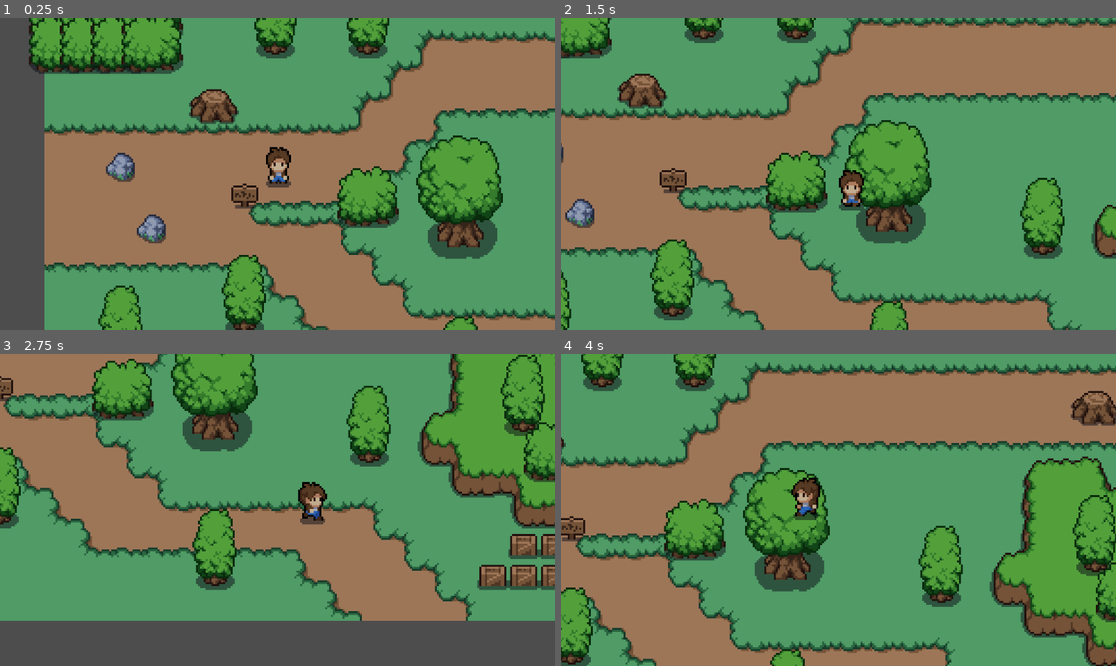
Above: before the commit, frames 1-4 (two rows, left to right).
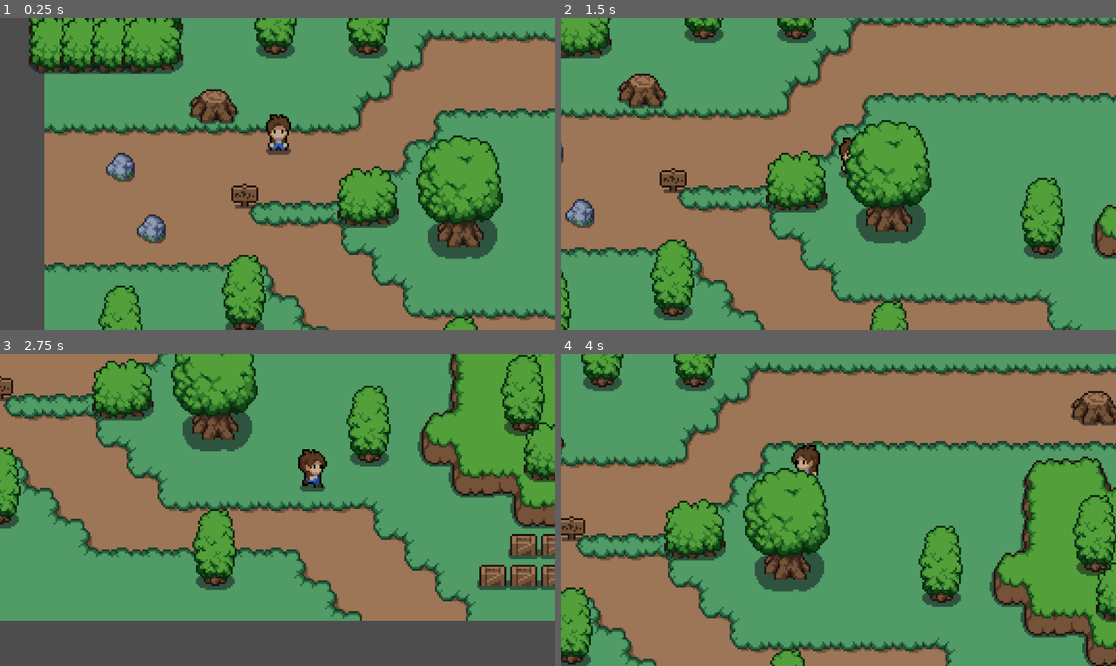
Above: after the commit, the same moments.

Repository: bdeshev/Godot-top-down-RPG
Game: Godot game, scene res://scenes/main_hub.tscn
Two runs of this game, one before a commit and one after it. Both use one fixed random seed, a clock stepped at 60 frames per second and the inputs below.
Inputs:
- Up to frame 1 (0.25 s): no input
- Up to frame 2 (1.5 s): hold Right (ui_right) 0.53-1.28 s; hold Down (ui_down) from 1.28 s (still down)
- Up to frame 3 (2.75 s): release Down (ui_down) at 2.03 s; hold Right (ui_right) from 2.03 s (still down)
- Up to frame 4 (4 s): release Right (ui_right) at 2.78 s; hold Up (ui_up) 2.78-3.53 s; hold Left (ui_left) from 3.53 s (still down)

The runs differ from the first frame. In frame 1, 0.9% of the frame differs, in the area x 10-53%, y 0-55%; in frame 2, 0.6%; in frame 3, 1.0%, in the area x 53-59%, y 30-55%; in frame 4, 1.0%.

Commit message:
added ysort

Diff:
--- /dev/null
+++ b/scenes/enemy.tscn
@@ -0,0 +1,145 @@
+[gd_scene load_steps=19 format=3 uid="uid://crf386xhybwe5"]
+
+[ext_resource type="Texture2D" uid="uid://ct6e568kjq6om" path="res://assets/mystic_woods_free_2.2/sprites/characters/slime.png" id="1_2gg3u"]
+
+[sub_resource type="AtlasTexture" id="AtlasTexture_0ouhk"]
+atlas = ExtResource("1_2gg3u")
+region = Rect2(0, 32, 32, 32)
+
+[sub_resource type="AtlasTexture" id="AtlasTexture_ehquq"]
+atlas = ExtResource("1_2gg3u")
+region = Rect2(32, 32, 32, 32)
+
+[sub_resource type="AtlasTexture" id="AtlasTexture_1oxna"]
+atlas = ExtResource("1_2gg3u")
+region = Rect2(64, 32, 32, 32)
+
+[sub_resource type="AtlasTexture" id="AtlasTexture_1odys"]
+atlas = ExtResource("1_2gg3u")
+region = Rect2(96, 32, 32, 32)
+
+[sub_resource type="AtlasTexture" id="AtlasTexture_smrvc"]
+atlas = ExtResource("1_2gg3u")
+region = Rect2(0, 0, 32, 32)
+
+[sub_resource type="AtlasTexture" id="AtlasTexture_ubk2w"]
+atlas = ExtResource("1_2gg3u")
+region = Rect2(32, 0, 32, 32)
+
+[sub_resource type="AtlasTexture" id="AtlasTexture_1p76u"]
+atlas = ExtResource("1_2gg3u")
+region = Rect2(64, 0, 32, 32)
+
+[sub_resource type="AtlasTexture" id="AtlasTexture_lcbtc"]
+atlas = ExtResource("1_2gg3u")
+region = Rect2(96, 0, 32, 32)
+
+[sub_resource type="AtlasTexture" id="AtlasTexture_j4vas"]
+atlas = ExtResource("1_2gg3u")
+region = Rect2(0, 128, 32, 32)
+
+[sub_resource type="AtlasTexture" id="AtlasTexture_hjhjl"]
+atlas = ExtResource("1_2gg3u")
+region = Rect2(32, 128, 32, 32)
+
+[sub_resource type="AtlasTexture" id="AtlasTexture_oap22"]
+atlas = ExtResource("1_2gg3u")
+region = Rect2(64, 128, 32, 32)
+
+[sub_resource type="AtlasTexture" id="AtlasTexture_artbj"]
+atlas = ExtResource("1_2gg3u")
+region = Rect2(96, 128, 32, 32)
+
+[sub_resource type="AtlasTexture" id="AtlasTexture_2gkeg"]
+atlas = ExtResource("1_2gg3u")
+region = Rect2(128, 128, 32, 32)
+
+[sub_resource type="AtlasTexture" id="AtlasTexture_4klyk"]
+atlas = ExtResource("1_2gg3u")
+region = Rect2(160, 128, 32, 32)
+
+[sub_resource type="SpriteFrames" id="SpriteFrames_f33gc"]
+animations = [{
+"frames": [{
+"duration": 1.0,
+"texture": SubResource("AtlasTexture_0ouhk")
+}, {
+"duration": 1.0,
+"texture": SubResource("AtlasTexture_ehquq")
+}, {
+"duration": 1.0,
+"texture": SubResource("AtlasTexture_1oxna")
+}, {
+"duration": 1.0,
+"texture": SubResource("AtlasTexture_1odys")
+}],
+"loop": true,
+"name": &"death",
+"speed": 5.0
+}, {
+"frames": [{
+"duration": 1.0,
+"texture": SubResource("AtlasTexture_smrvc")
+}, {
+"duration": 1.0,
+"texture": SubResource("AtlasTexture_ubk2w")
+}, {
+"duration": 1.0,
+"texture": SubResource("AtlasTexture_1p76u")
+}, {
+"duration": 1.0,
+"texture": SubResource("AtlasTexture_lcbtc")
+}],
+"loop": true,
+"name": &"idle",
+"speed": 5.0
+}, {
+"frames": [{
+"duration": 1.0,
+"texture": SubResource("AtlasTexture_j4vas")
+}, {
+"duration": 1.0,
+"texture": SubResource("AtlasTexture_hjhjl")
+}, {
+"duration": 1.0,
+"texture": SubResource("AtlasTexture_oap22")
+}, {
+"duration": 1.0,
+"texture": SubResource("AtlasTexture_artbj")
+}, {
+"duration": 1.0,
+"texture": SubResource("AtlasTexture_2gkeg")
+}, {
+"duration": 1.0,
+"texture": SubResource("AtlasTexture_4klyk")
+}],
+"loop": true,
+"name": &"walk",
+"speed": 5.0
+}]
+
+[sub_resource type="CircleShape2D" id="CircleShape2D_6un6l"]
+radius = 5.0
+
+[sub_resource type="CircleShape2D" id="CircleShape2D_v4kw0"]
+radius = 54.0
+
+[node name="enemy" type="CharacterBody2D"]
+
+[node name="AnimatedSprite2D" type="AnimatedSprite2D" parent="."]
+sprite_frames = SubResource("SpriteFrames_f33gc")
+animation = &"walk"
+frame_progress = 0.238511
+
+[node name="CollisionShape2D" type="CollisionShape2D" parent="."]
+position = Vector2(0, 1)
+shape = SubResource("CircleShape2D_6un6l")
+
+[node name="detection_area" type="Area2D" parent="."]
+position = Vector2(5, 3)
+collision_layer = 2
+collision_mask = 2
+
+[node name="CollisionShape2D" type="CollisionShape2D" parent="detection_area"]
+position = Vector2(-5, -2)
+shape = SubResource("CircleShape2D_v4kw0")
--- a/scenes/main_hub.tscn
+++ b/scenes/main_hub.tscn
@@ -1,9 +1,11 @@
-[gd_scene load_steps=9 format=4 uid="uid://8otndkvxj5ua"]
+[gd_scene load_steps=10 format=4 uid="uid://8otndkvxj5ua"]
 
 [ext_resource type="Texture2D" uid="uid://d3f176wcbwlws" path="res://assets/mystic_woods_free_2.2/sprites/tilesets/plains.png" id="1_8m7ey"]
 [ext_resource type="Texture2D" uid="uid://cjy6w2cwbit5y" path="res://assets/mystic_woods_free_2.2/sprites/tilesets/grass.png" id="2_dtvup"]
 [ext_resource type="Texture2D" uid="uid://cgui7745me4oi" path="res://assets/mystic_woods_free_2.2/sprites/objects/objects.png" id="3_ku8ee"]
 [ext_resource type="PackedScene" uid="uid://cry7e7kxpxqw5" path="res://scenes/player.tscn" id="4_1qnhk"]
+
+[sub_resource type="PhysicsMaterial" id="PhysicsMaterial_gobir"]
 
 [sub_resource type="TileSetAtlasSource" id="TileSetAtlasSource_widlx"]
 texture = ExtResource("1_8m7ey")
@@ -46,30 +48,49 @@
 texture = ExtResource("3_ku8ee")
 0:5/size_in_atlas = Vector2i(3, 4)
 0:5/0 = 0
+0:5/0/y_sort_origin = 23
+0:5/0/physics_layer_0/polygon_0/points = PackedVector2Array(-12.7279, 22.2739, -10.6066, 11.3137, 6.01041, 12.0208, 12.7279, 20.5061, 8.48528, 25.8094, 3.18198, 25.4558, -4.24264, 25.4558)
 6:7/size_in_atlas = Vector2i(2, 2)
 6:7/0 = 0
+6:7/0/y_sort_origin = 12
+6:7/0/physics_layer_0/polygon_0/points = PackedVector2Array(-0.530331, 14.6725, -10.4298, 14.1421, -14.8492, 9.01561, -11.1369, 3.18198, 9.8995, 2.47487, 15.026, 7.24784, 11.6673, 13.0815)
 8:6/size_in_atlas = Vector2i(2, 3)
 8:6/0 = 0
+8:6/0/y_sort_origin = 14
+8:6/0/physics_layer_0/polygon_0/points = PackedVector2Array(0.75, 21.875, -7, 20.25, -7.5, 11.25, 7, 12.5, 4.5, 20.25)
 10:7/size_in_atlas = Vector2i(2, 2)
 10:7/0 = 0
+10:7/0/y_sort_origin = 5
+10:7/0/physics_layer_0/polygon_0/points = PackedVector2Array(1.94454, 8, -0.353554, 10.253, -6.01041, 9.54594, -11.6673, 5.65685, -12.0208, 0, -9.8995, -3.71231, -5.83363, -6.18719, -0.353554, -8, 3.35876, -8, 6.54074, -5.65685, 10.7834, 0.176777, 12.1976, 4.06586, 10.6066, 10.0763, 5.65685, 9.8995)
 11:2/size_in_atlas = Vector2i(1, 2)
 11:2/0 = 0
 10:0/size_in_atlas = Vector2i(2, 1)
 10:0/0 = 0
 5:0/0 = 0
+5:0/0/y_sort_origin = 3
+5:0/0/physics_layer_0/polygon_0/points = PackedVector2Array(-6.74646, 1.88504, 6.05197, 2.08346, 6.05197, 6.05197, -6.25039, 5.75433)
 0:1/0 = 0
+0:1/0/y_sort_origin = 4
+0:1/0/physics_layer_0/polygon_0/points = PackedVector2Array(-8, 1.76777, 5.83363, 2.12132, 4.24264, 6.36396, 0.176775, 8, -6.18719, 5.65685)
 0:0/0 = 0
+0:0/0/y_sort_origin = 3
+0:0/0/physics_layer_0/polygon_0/points = PackedVector2Array(-6.74646, 0.396851, 6.25039, 0.496062, 5.95275, 2.3811, 1.88504, 2.97638, 1.09134, 4.96063, -1.38898, 5.05984, -1.48819, 2.57953, -6.34961, 2.08346)
 
 [sub_resource type="TileSet" id="TileSet_av1t7"]
+physics_layer_0/collision_layer = 1
+physics_layer_0/physics_material = SubResource("PhysicsMaterial_gobir")
 sources/0 = SubResource("TileSetAtlasSource_widlx")
 sources/1 = SubResource("TileSetAtlasSource_5wid0")
 sources/2 = SubResource("TileSetAtlasSource_8phdo")
 
-[node name="Main Hub" type="Node2D"]
+[node name="world" type="Node2D"]
+y_sort_enabled = true
 
 [node name="map" type="TileMap" parent="."]
+y_sort_enabled = true
 tile_set = SubResource("TileSet_av1t7")
 format = 2
+layer_0/name = "Layer1"
 
 [node name="ground" type="TileMapLayer" parent="map"]
 use_parent_material = true
@@ -82,6 +103,7 @@
 tile_set = SubResource("TileSet_av1t7")
 
 [node name="decorations" type="TileMapLayer" parent="map"]
+y_sort_enabled = true
 use_parent_material = true
 tile_map_data = PackedByteArray("AAABAAAAAgAGAAcAAAAAAAAAAgAGAAcAAAAAAAEAAgAGAAcAAAABAAEAAgAGAAcAAAADAAAAAgAGAAcAAAADAA …(448 unchanged characters)…
 tile_set = SubResource("TileSet_av1t7")
--- a/scenes/player.tscn
+++ b/scenes/player.tscn
@@ -413,19 +413,27 @@
 "speed": 10.0
 }]
 
-[sub_resource type="RectangleShape2D" id="RectangleShape2D_piiph"]
-size = Vector2(7, 15)
+[sub_resource type="CircleShape2D" id="CircleShape2D_6357f"]
+radius = 4.0
 
 [node name="player" type="CharacterBody2D"]
 light_mask = 512
 visibility_layer = 512
+y_sort_enabled = true
+position = Vector2(0, 2)
+collision_layer = 3
+collision_mask = 3
 script = ExtResource("1_gpt4o")
 
 [node name="AnimatedSprite2D" type="AnimatedSprite2D" parent="."]
+light_mask = 9
+visibility_layer = 9
+y_sort_enabled = true
+position = Vector2(0, -17)
 sprite_frames = SubResource("SpriteFrames_wyjs7")
 animation = &"front_idle"
 autoplay = "front_idle"
 
 [node name="CollisionShape2D" type="CollisionShape2D" parent="."]
-position = Vector2(0.5, 9)
-shape = SubResource("RectangleShape2D_piiph")
+position = Vector2(0, -4)
+shape = SubResource("CircleShape2D_6357f")
--- a/scripts/player.gd
+++ b/scripts/player.gd
@@ -39,7 +39,6 @@
 	move_and_slide()
 
 func play_anim(type: AnimationType):
-	print("direction: %s, type: %s" % [str(direction), str(type)])
 	var anim = $AnimatedSprite2D
 
 	anim.flip_h = false
